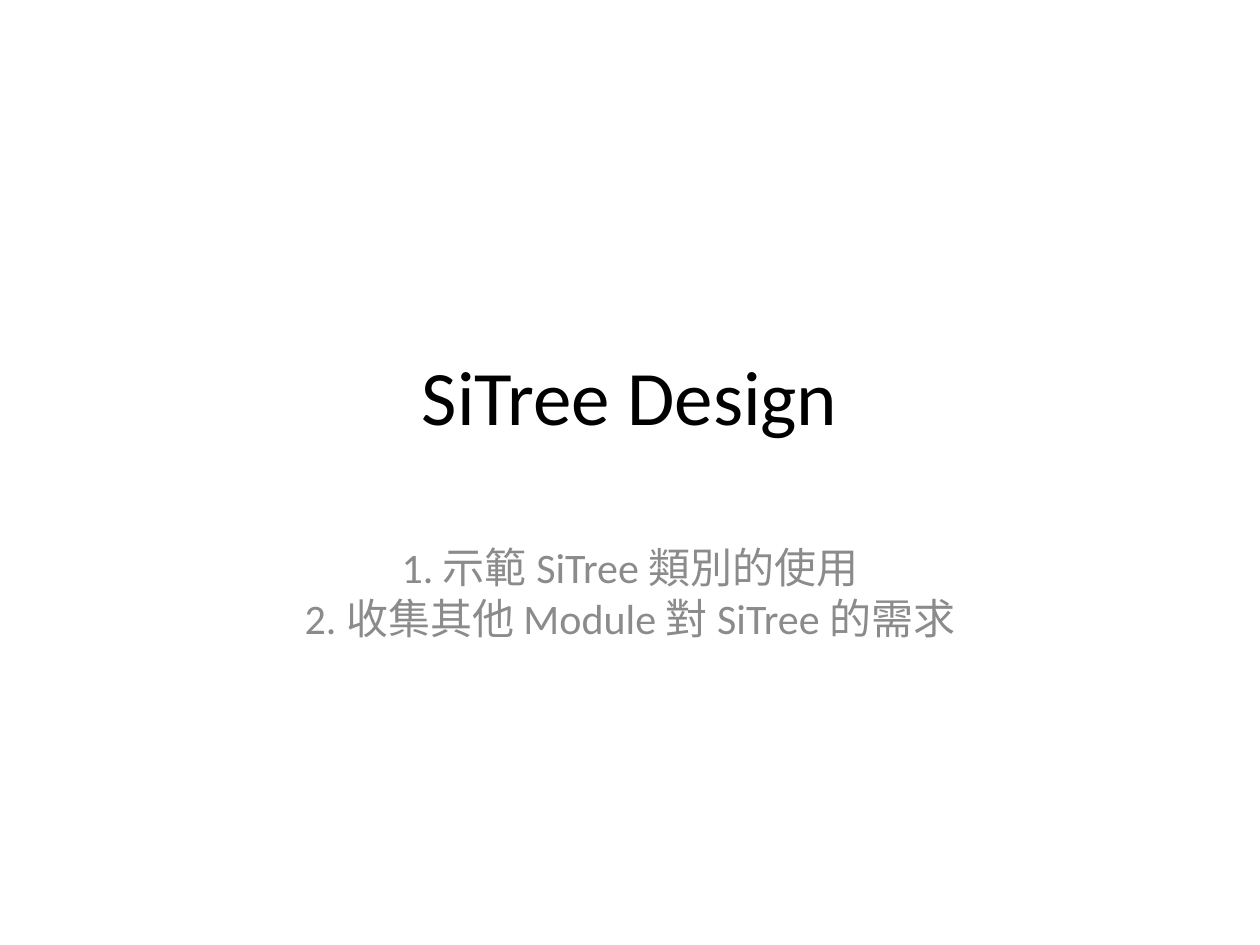
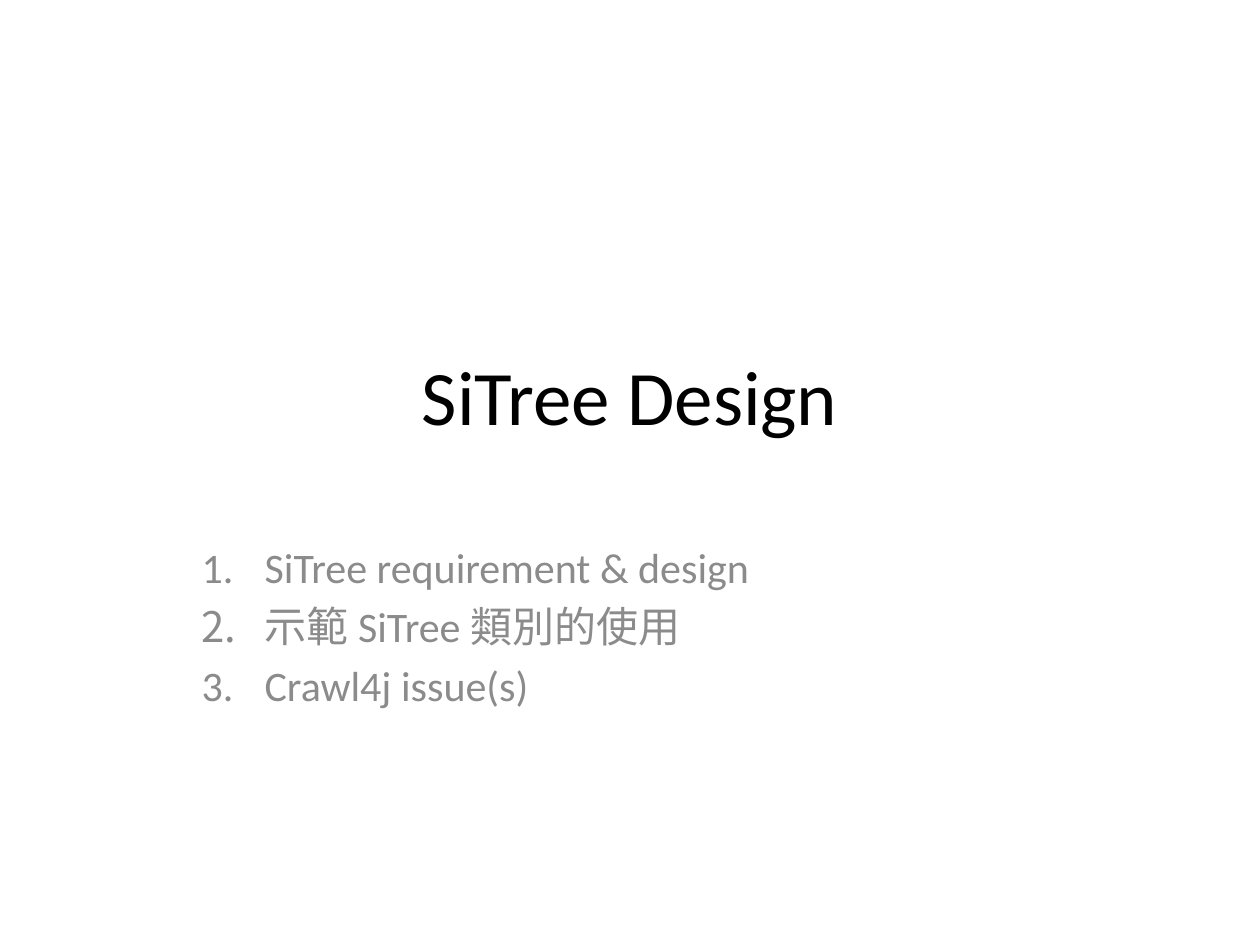
Before and after one commit to johnklee/sd2014, a slide deck: slide 1 of SD_Crawler4j/docs/Crawler4j_SiTreeDesign.pptx. Drawn at 1260x945 pixels with LibreOffice and Linux fonts; fonts in the diff are those of the drawing. Boxes give left, top, right and bottom in pixels: in the first picture for what was removed or moved away, otherwise in the second. Text is boxed around its words. In the diff, an @@ line names an element or a change of style, - is before the commit and + after.

Commit message:
- Add SiTree Deign document

```diff
--- a/SD_Crawler4j/docs/Crawler4j_SiTreeDesign.pptx
+++ b/SD_Crawler4j/docs/Crawler4j_SiTreeDesign.pptx
@@ subtitle at (265,554,749,708): text changed @@
-1. 示範 SiTree 類別的使用
-2. 收集其他 Module 對 SiTree 的需求
+1. SiTree requirement & design
+2. 示範 SiTree 類別的使用
+3. Crawl4j issue(s)
```
Also in this commit, not shown: 5 other slides changed, 2 slides added, 1 other file.
